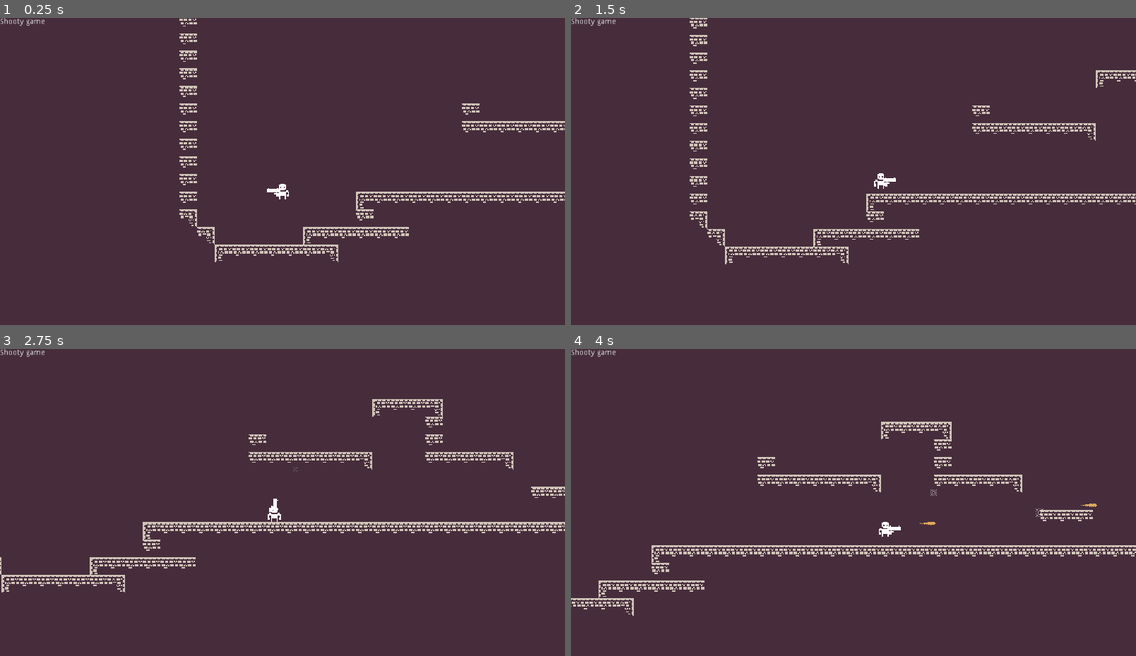
Above: before the commit, frames 1-4 (two rows, left to right).
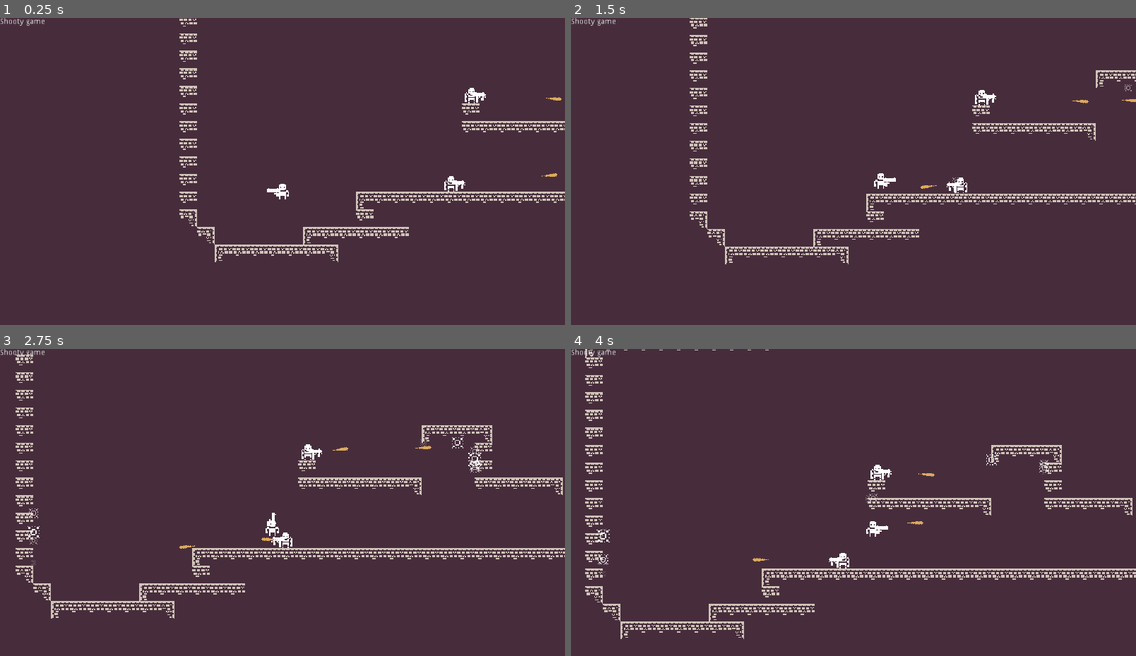
Above: after the commit, the same moments.

Repository: BasicLich/miz-jam-1-entry
Game: Godot game, scene res://Game.tscn
Same seed, same stepped clock (60 frames per second), same inputs: the game is played once before the commit and once after it.
Inputs:
- Up to frame 1 (0.25 s): no input
- Up to frame 2 (1.5 s): hold X (player_shoot) 0.53-1.28 s; hold Right (player_right) from 0.53 s (still down); tap Z (player_jump) at 0.77 s; tap S (player_aim_down) at 1.35 s
- Up to frame 3 (2.75 s): tap Z (player_jump) at 1.52 s; tap X (player_shoot) at 1.55, 2.3 s; release Right (player_right) at 2.03 s; hold Left (player_left) from 2.03 s (still down); hold W (player_aim_up) from 2.03 s (still down)
- Up to frame 4 (4 s): release Left (player_left) at 2.78 s; release W (player_aim_up) at 2.78 s; hold Right (player_right) from 2.78 s (still down); tap } (player_next_weapon) at 2.85 s; tap Z (player_jump) at 3.02, 3.77 s; tap X (player_shoot) at 3.05 s; hold X (player_shoot) from 3.53 s (still down); tap { (player_prev_weapon) at 3.6 s

The runs differ from the first frame. In frame 1, 0.2% of the frame differs, in the area x 78-100%, y 22-57%; in frame 2, 0.2%; in frame 3, 7.3%; in frame 4, 7.6%, in the area x 0-100%, y 0-95%.

Commit message:
Some king of enemy guy.

Diff:
--- a/Game.tscn
+++ b/Game.tscn
@@ -1,7 +1,8 @@
-[gd_scene load_steps=3 format=2]
+[gd_scene load_steps=4 format=2]
 
 [ext_resource path="res://Player.tscn" type="PackedScene" id=1]
 [ext_resource path="res://Tileset.tres" type="TileSet" id=2]
+[ext_resource path="res://Guy.tscn" type="PackedScene" id=3]
 
 [node name="Game" type="Node"]
 
@@ -23,3 +24,9 @@
 __meta__ = {
 "_edit_use_anchors_": false
 }
+
+[node name="Guy1" parent="." instance=ExtResource( 3 )]
+position = Vector2( 584.66, 114.796 )
+
+[node name="Guy2" parent="." instance=ExtResource( 3 )]
+position = Vector2( 566.16, 198.886 )
--- /dev/null
+++ b/Guy.gd
@@ -0,0 +1,50 @@
+extends Actor
+
+class_name Guy
+
+const TEAM := "Guy"
+const TEAM_PROJECTILE := TEAM + "Projectile"
+const SOCIAL_DISTANCE := 60.0
+
+var rnd = RandomNumberGenerator.new()
+var target: Node2D
+
+func _ready():
+	rnd.randomize()
+	set_process(true)
+
+func _enter_tree():
+	add_to_group(TEAM)
+	moveSpeed = 80.0
+	initialJumpVel = 50.0
+
+func _process(delta):
+	if target == null:
+		movement = Common.STAY
+	else:
+		if _targetVisible() and target.position.distance_to(position) > SOCIAL_DISTANCE:
+			if target.position.x > position.x:
+				movement = Common.RIGHT
+			if target.position.x < position.x:
+				movement = Common.LEFT
+		else:
+			movement = Common.STAY
+
+	if rnd.randf_range(0, 200) < 50:
+		shoot(TEAM_PROJECTILE)
+
+func _targetVisible() -> bool:
+	if target != null:
+		var spaceState := get_world_2d().direct_space_state
+		var intersectRes := spaceState.intersect_ray(position, target.position, [self], collision_mask)
+		return intersectRes and intersectRes.collider == target
+	else:
+		return false
+
+func _on_DetectionArea_body_entered(body: Node2D):
+	if body.is_in_group(Player.TEAM):
+		target = body
+
+func _on_DetectionArea_body_exited(body):
+	if body.is_in_group(Player.TEAM):
+		target = null
--- /dev/null
+++ b/Guy.tscn
@@ -0,0 +1,31 @@
+[gd_scene load_steps=6 format=2]
+
+[ext_resource path="res://Guy.gd" type="Script" id=1]
+[ext_resource path="res://Weapon.tscn" type="PackedScene" id=2]
+[ext_resource path="res://Art/monochrome_transparent.png" type="Texture" id=3]
+[ext_resource path="res://PersonShape.tres" type="Shape2D" id=4]
+
+[sub_resource type="RectangleShape2D" id=1]
+extents = Vector2( 93.696, 22.886 )
+
+[node name="Guy" type="KinematicBody2D"]
+script = ExtResource( 1 )
+
+[node name="Sprite" type="Sprite" parent="."]
+texture = ExtResource( 3 )
+region_enabled = true
+region_rect = Rect2( 408, 51, 16, 16 )
+
+[node name="CollisionShape2D" type="CollisionShape2D" parent="."]
+shape = ExtResource( 4 )
+
+[node name="Weapon" parent="." instance=ExtResource( 2 )]
+type = 2
+
+[node name="DetectionArea" type="Area2D" parent="."]
+
+[node name="CollisionShape2D" type="CollisionShape2D" parent="DetectionArea"]
+position = Vector2( 0, -15.977 )
+shape = SubResource( 1 )
+[connection signal="body_entered" from="DetectionArea" to="." method="_on_DetectionArea_body_entered"]
+[connection signal="body_exited" from="DetectionArea" to="." method="_on_DetectionArea_body_exited"]
--- /dev/null
+++ b/PersonShape.tres
@@ -0,0 +1,5 @@
+[gd_resource type="CapsuleShape2D" format=2]
+
+[resource]
+radius = 4.21127
+height = 6.03253
--- a/Player.gd
+++ b/Player.gd
@@ -1,11 +1,15 @@
 extends Actor
 
-const TEAM = "Player"
+class_name Player
+
+const TEAM := "Player"
+const TEAM_PROJECTILE := TEAM + "Projectile"
 
 func _ready():
 	set_process(true)
 
 func _enter_tree():
+	add_to_group(TEAM)
 	moveSpeed = 180.0
 	initialJumpVel = 200.0
 
@@ -28,7 +32,7 @@
 		jump()
 
 	if Input.is_action_pressed("player_shoot"):
-		shoot(TEAM)
+		shoot(TEAM_PROJECTILE)
 
 	if Input.is_action_just_pressed("player_next_weapon"):
 		nextWeapon()
--- a/Player.tscn
+++ b/Player.tscn
@@ -3,10 +3,7 @@
 [ext_resource path="res://Art/monochrome_transparent.png" type="Texture" id=1]
 [ext_resource path="res://Player.gd" type="Script" id=2]
 [ext_resource path="res://Weapon.tscn" type="PackedScene" id=3]
-
-[sub_resource type="CapsuleShape2D" id=1]
-radius = 4.21127
-height = 6.03253
+[ext_resource path="res://PersonShape.tres" type="Shape2D" id=4]
 
 [node name="Player" type="KinematicBody2D"]
 position = Vector2( 413.377, 195.998 )
@@ -23,6 +20,6 @@
 smoothing_enabled = true
 
 [node name="CollisionShape2D" type="CollisionShape2D" parent="."]
-shape = SubResource( 1 )
+shape = ExtResource( 4 )
 
 [node name="Weapon" parent="." instance=ExtResource( 3 )]
--- a/project.godot
+++ b/project.godot
@@ -19,6 +19,16 @@
 "language": "GDScript",
 "path": "res://Common.gd"
 }, {
+"base": "Actor",
+"class": "Guy",
+"language": "GDScript",
+"path": "res://Guy.gd"
+}, {
+"base": "Actor",
+"class": "Player",
+"language": "GDScript",
+"path": "res://Player.gd"
+}, {
 "base": "KinematicBody2D",
 "class": "Projectile",
 "language": "GDScript",
@@ -32,6 +42,8 @@
 _global_script_class_icons={
 "Actor": "",
 "Common": "",
+"Guy": "",
+"Player": "",
 "Projectile": "",
 "Weapon": ""
 }
